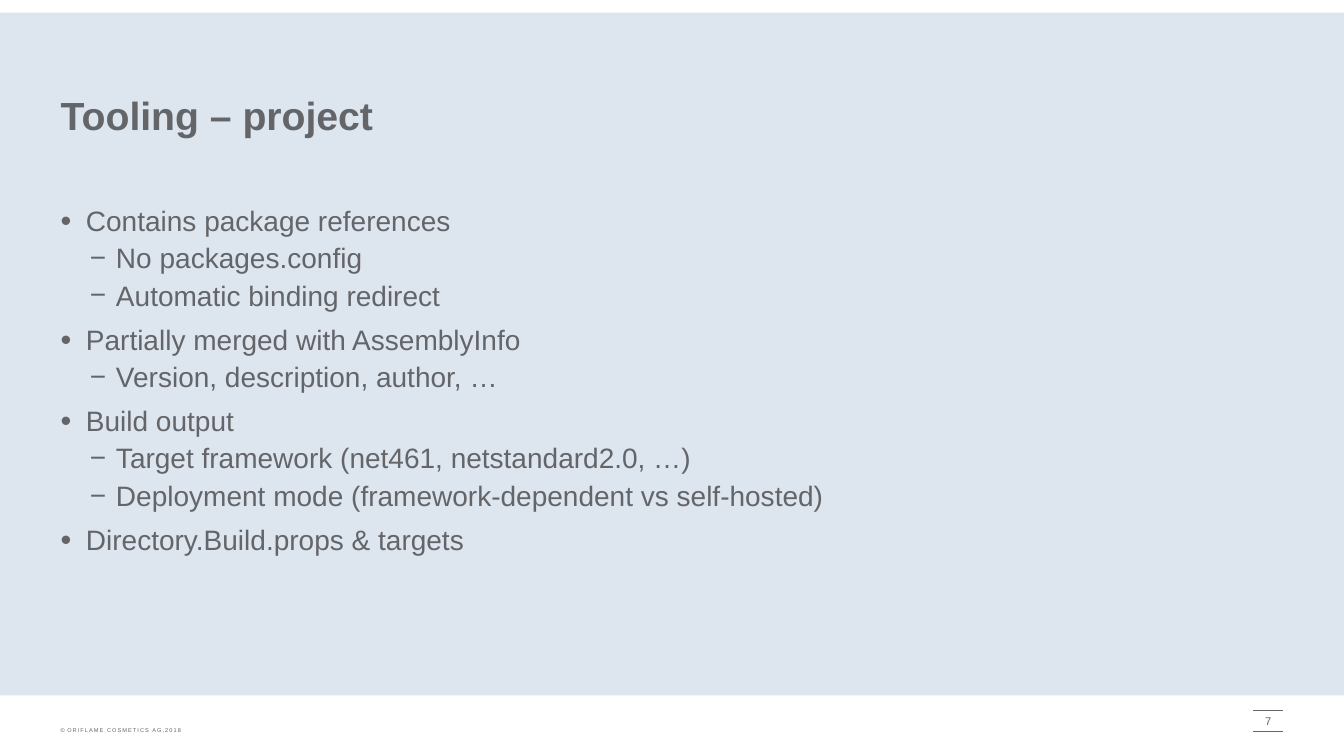
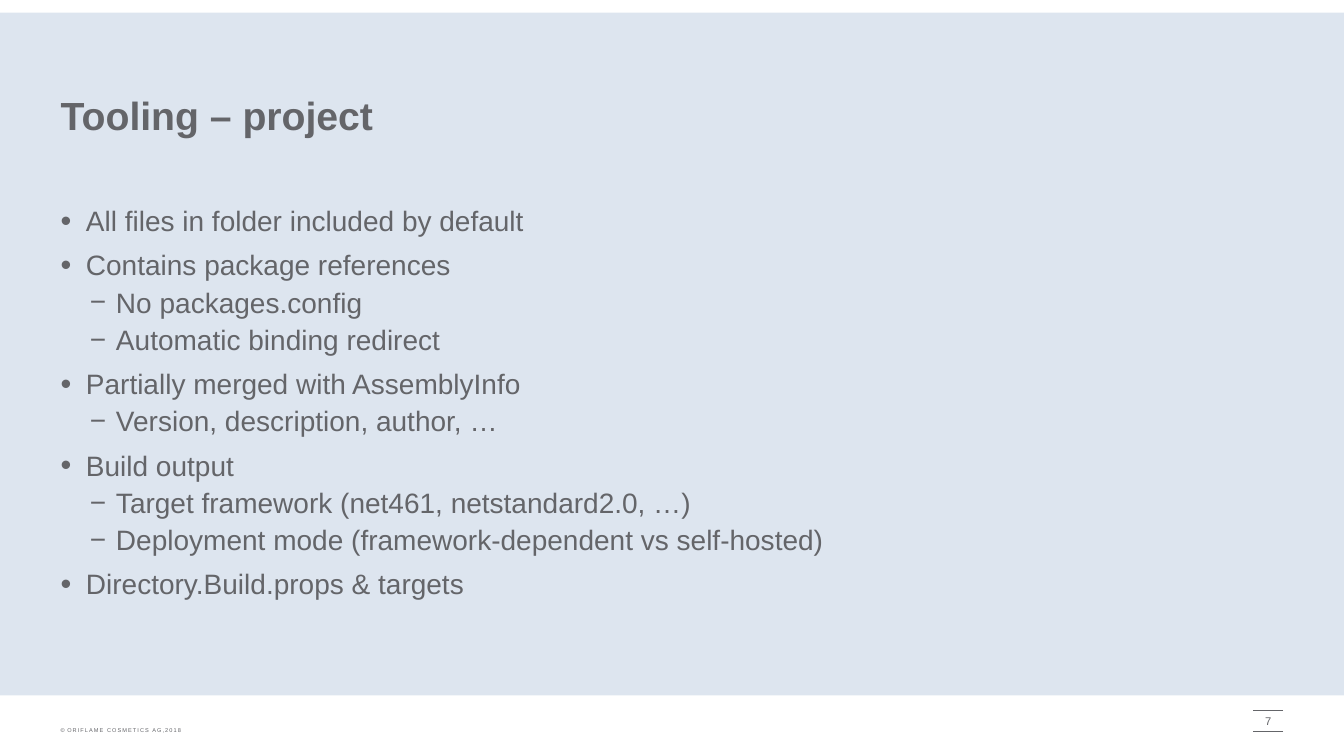
Before and after one commit to onpaj/coreintro, a slide deck: slide 7 of docs/CoreIntro.pptx. Drawn at 1344x756 pixels with LibreOffice and Linux fonts; fonts in the diff are those of the drawing; background and template pictures are left out. Boxes give left, top, right and bottom in pixels: in the first picture for what was removed or moved away, otherwise in the second. Text is boxed around its words. In the diff, an @@ line names an element or a change of style, - is before the commit and + after.

```diff
--- a/docs/CoreIntro.pptx
+++ b/docs/CoreIntro.pptx
@@ text at box(86, 210, 523, 236): paragraph added @@
+• All files in folder included by default
```
Also in this commit, not shown: 3 other slides changed, 5 other files.
